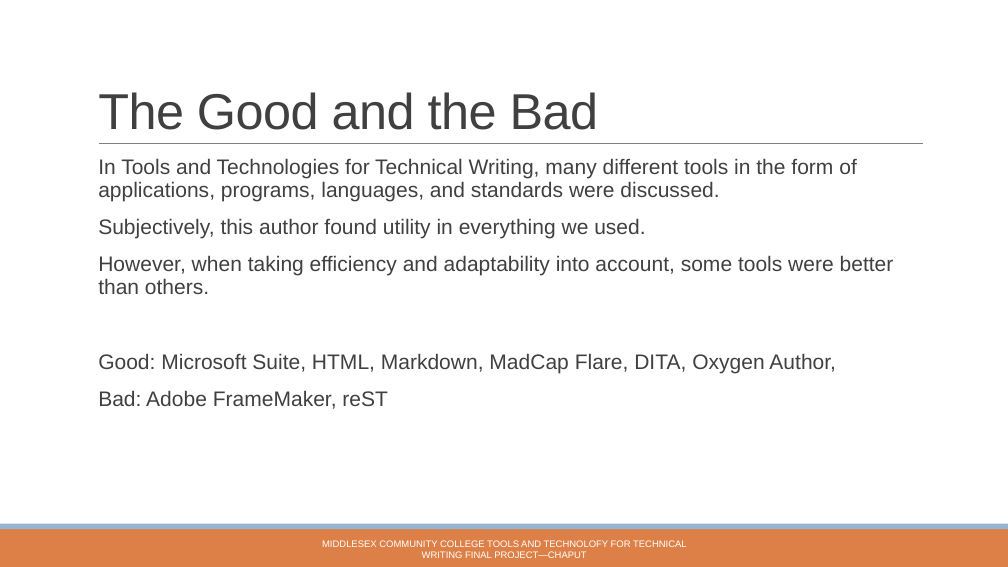
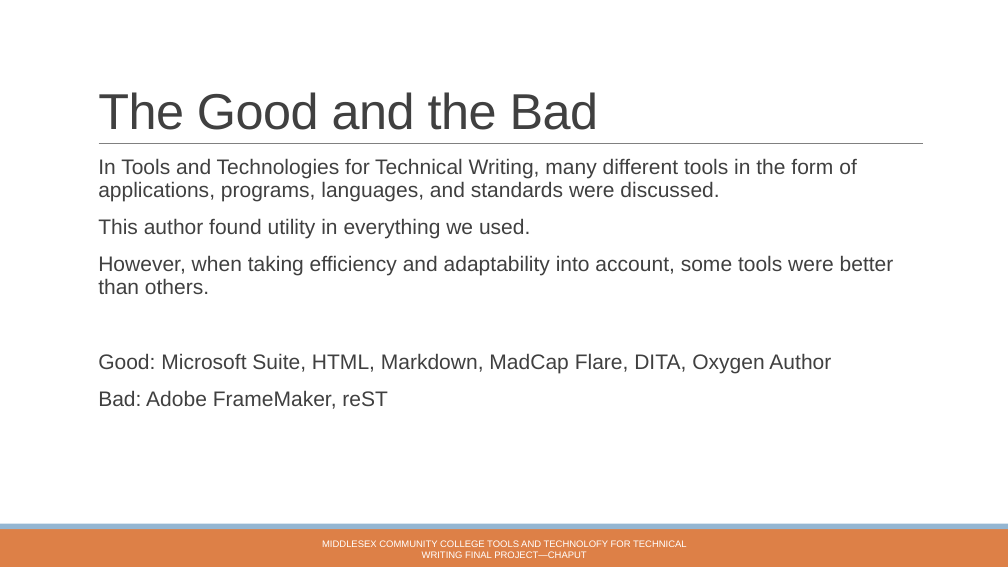
Before and after one commit to ZoeLawson/mcc_tools_tech, a slide deck: slide 2 of Week16-FinalProjects/ElisabethChaput/ElisabethChaputFinalProject.pptx. Drawn at 1008x567 pixels with LibreOffice and Linux fonts; fonts in the diff are those of the drawing. Boxes give left, top, right and bottom in pixels: in the first picture for what was removed or moved away, otherwise in the second. Text is boxed around its words. In the diff, an @@ line names an element or a change of style, - is before the commit and + after.

Commit message:
Final Project Update
A few tweaks.

```diff
--- a/Week16-FinalProjects/ElisabethChaput/ElisabethChaputFinalProject.pptx
+++ b/Week16-FinalProjects/ElisabethChaput/ElisabethChaputFinalProject.pptx
@@ text at (98, 218, 530, 239): text changed @@
-  Subjectively, this author found utility in everything we used.
+  This author found utility in everything we used.
@@ text at (98, 353, 831, 373): text changed @@
-  Good: Microsoft Suite, HTML, Markdown, MadCap Flare, DITA, Oxygen Author,
+  Good: Microsoft Suite, HTML, Markdown, MadCap Flare, DITA, Oxygen Author
```
